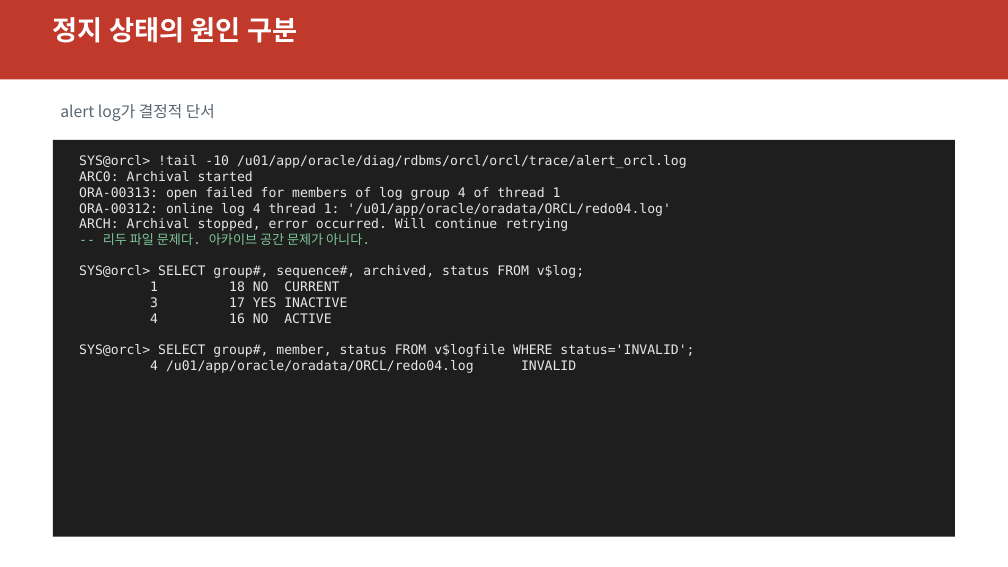
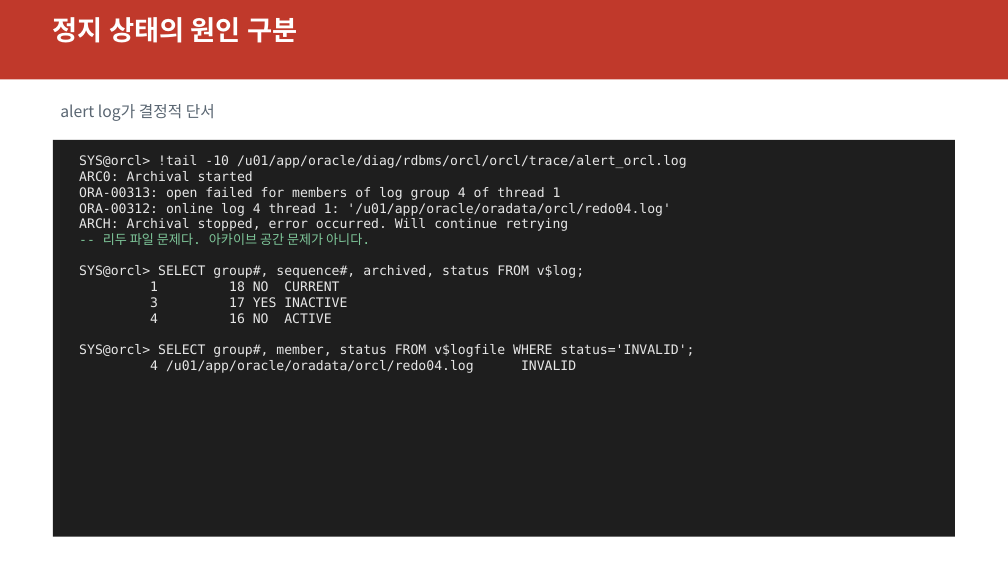
Before and after one commit to elpisk/OracleManual, a slide deck: slide 16 of BACKUP&RECOVERY/12장/12장_ARCHIVELOG_복구_복합장애_종합.pptx. Drawn at 1008x567 pixels with LibreOffice and Linux fonts; fonts in the diff are those of the drawing. Boxes give left, top, right and bottom in pixels: in the first picture for what was removed or moved away, otherwise in the second. Text is boxed around its words. In the diff, an @@ line names an element or a change of style, - is before the commit and + after.

```diff
--- a/BACKUP&RECOVERY/12장/12장_ARCHIVELOG_복구_복합장애_종합.pptx
+++ b/BACKUP&RECOVERY/12장/12장_ARCHIVELOG_복구_복합장애_종합.pptx
@@ text at (x1=79, y1=203, x2=670, y2=216): text changed @@
-ORA-00312: online log 4 thread 1: '/u01/app/oracle/oradata/ORCL/redo04.log'
+ORA-00312: online log 4 thread 1: '/u01/app/oracle/oradata/orcl/redo04.log'
@@ text at (x1=150, y1=360, x2=576, y2=373): text changed @@
-4 /u01/app/oracle/oradata/ORCL/redo04.log INVALID
+4 /u01/app/oracle/oradata/orcl/redo04.log INVALID
```
Also in this commit, not shown: 6 other slides changed, 55 other files.
